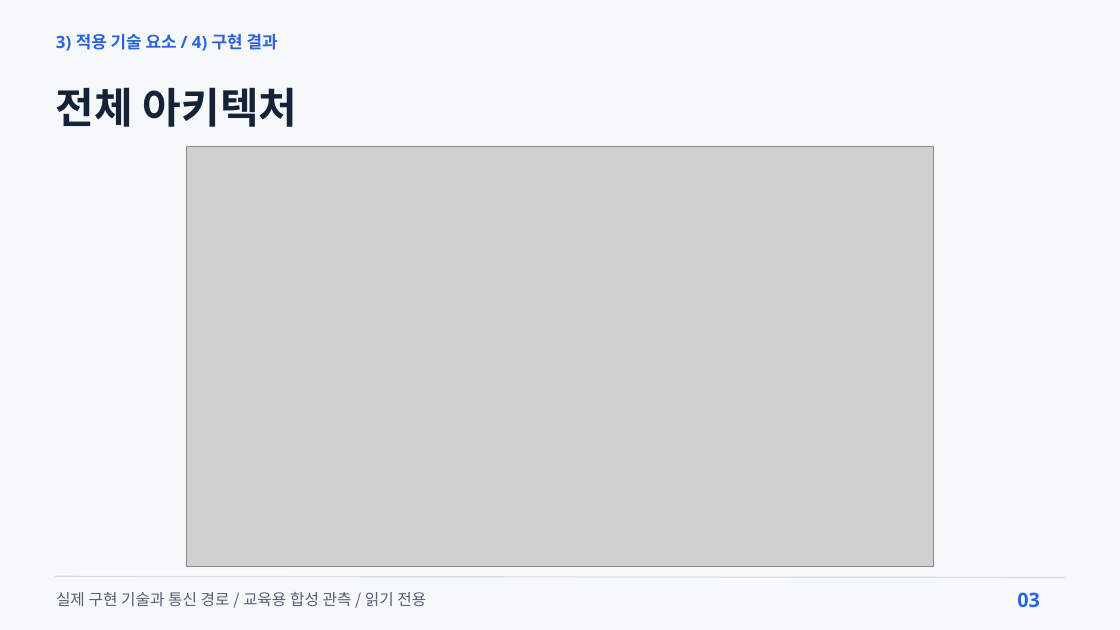
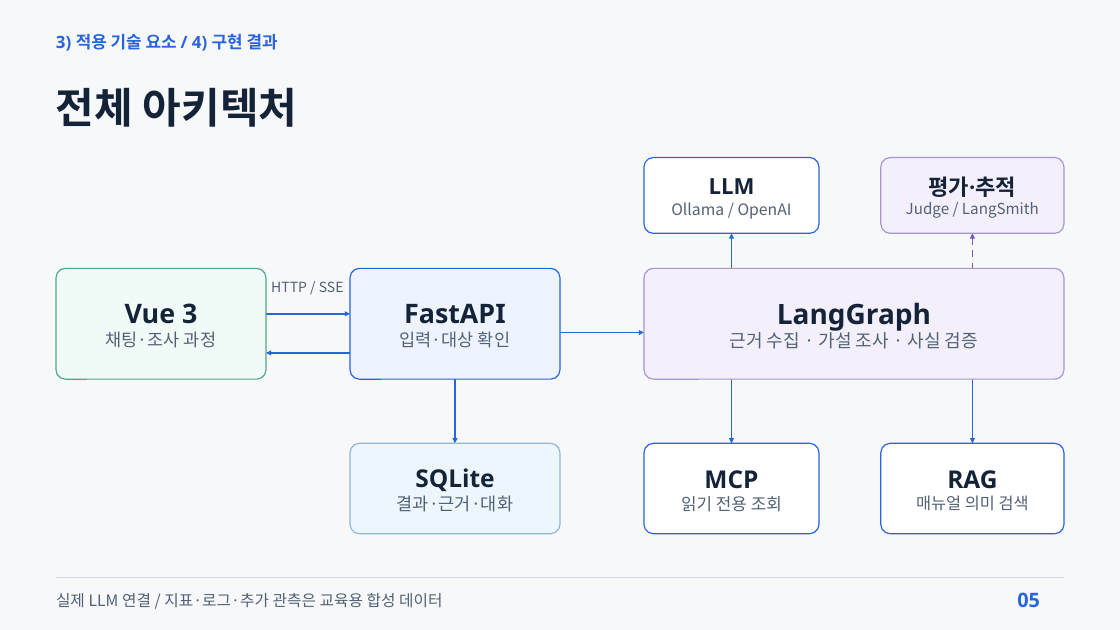
Before and after one commit to beshurl/skala-ai-mini-project, a slide deck: slide 5 of doc/presentation/운영진단_에이전트_5분발표.pptx (slide 3 before the commit). Drawn at 1120x630 pixels with LibreOffice and Linux fonts; fonts in the diff are those of the drawing; grey boxes stand for pictures. Boxes give left, top, right and bottom in pixels: in the first picture for what was removed or moved away, otherwise in the second. Text is boxed around its words. In the diff, an @@ line names an element or a change of style, - is before the commit and + after.

```diff
--- a/doc/presentation/운영진단_에이전트_5분발표.pptx
+++ b/doc/presentation/운영진단_에이전트_5분발표.pptx
@@ picture removed at (187, 146, 934, 566) @@
@@ rounded rectangle added at (644, 157, 819, 233), fill #FFFFFF, outline #2864DC 1.5 pt, 20.2 pt, text #526176 @@
+LLM
+Ollama / OpenAI
@@ rounded rectangle added at (881, 157, 1064, 233), fill #F3F0FC, outline #A895D2 1.5 pt, 19.5 pt, text #526176 @@
+평가·추적
+Judge / LangSmith
@@ arrow added from (731, 268) to (731, 234), #2864DC 2.25 pt @@
@@ arrow added from (972, 268) to (972, 234), #7659BD 2.25 pt dashed @@
@@ rounded rectangle added at (56, 268, 266, 379), fill #F0FAF6, outline #52A689 1.5 pt, 22.5 pt, text #526176 @@
+Vue 3
+채팅·조사 과정
@@ rounded rectangle added at (350, 268, 560, 379), fill #EEF4FF, outline #2864DC 1.5 pt, 34.5 pt, text #142338, bold @@
+FastAPI
+입력·대상 확인
@@ rounded rectangle added at (644, 268, 1064, 379), fill #F3F0FC, outline #A895D2 1.5 pt, 23.2 pt, text #526176 @@
+LangGraph
+근거 수집 · 가설 조사 · 사실 검증
@@ text added at (271, 281, 344, 292), 18 pt, text #526176 @@
+HTTP / SSE
@@ arrow added from (266, 314) to (350, 314), #2864DC 2.25 pt @@
@@ arrow added from (350, 353) to (266, 353), #2864DC 2.25 pt @@
@@ arrow added from (560, 333) to (644, 333), #2864DC 2.25 pt @@
@@ arrow added from (455, 379) to (455, 444), #2864DC 2.25 pt @@
@@ arrow added from (731, 379) to (731, 444), #2864DC 2.25 pt @@
@@ arrow added from (972, 379) to (972, 444), #2864DC 2.25 pt @@
@@ rounded rectangle added at (350, 444, 560, 534), fill #ECF6FC, outline #94B7D1 1.5 pt, 22.5 pt, text #526176 @@
+SQLite
+결과·근거·대화
@@ rounded rectangle added at (644, 444, 819, 534), fill #FFFFFF, outline #2864DC 1.5 pt, 21.8 pt, text #526176 @@
+MCP
+읽기 전용 조회
@@ rounded rectangle added at (881, 444, 1064, 534), fill #FFFFFF, outline #2864DC 1.5 pt, 21 pt, text #526176 @@
+RAG
+매뉴얼 의미 검색
@@ text at (56, 593, 442, 607): text changed @@
-실제 구현 기술과 통신 경로 / 교육용 합성 관측 / 읽기 전용
+실제 LLM 연결 / 지표·로그·추가 관측은 교육용 합성 데이터
@@ text at (1017, 592, 1040, 607): text changed @@
-03
+05
```
Also in this commit, not shown: 4 other slides changed, 2 slides added, 3 slides removed, 6 other files.
